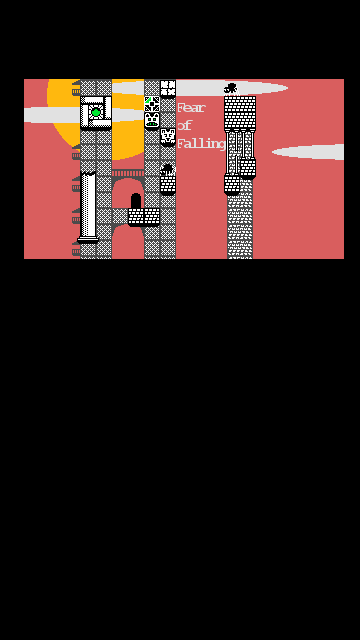
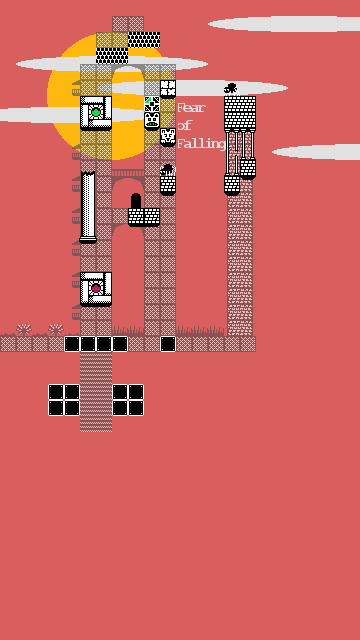
Revision of a layered 360px x 640px image; what changed, layer by layer:
hid "Viewport" over [0, 0, 360, 640]
painted on "Layer #1" over [77, 32, 160, 244]
"Layer": opacity 100% → 58%, painted on it over [0, 16, 256, 432]
